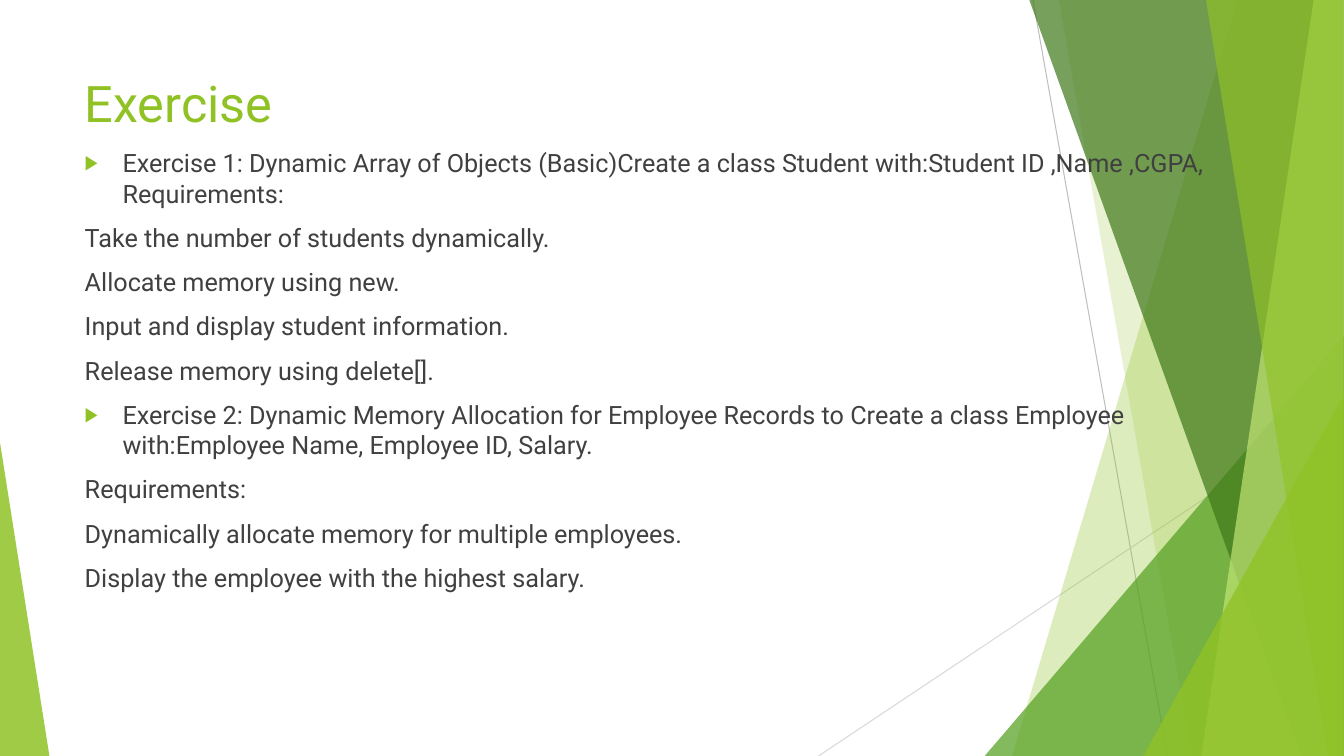
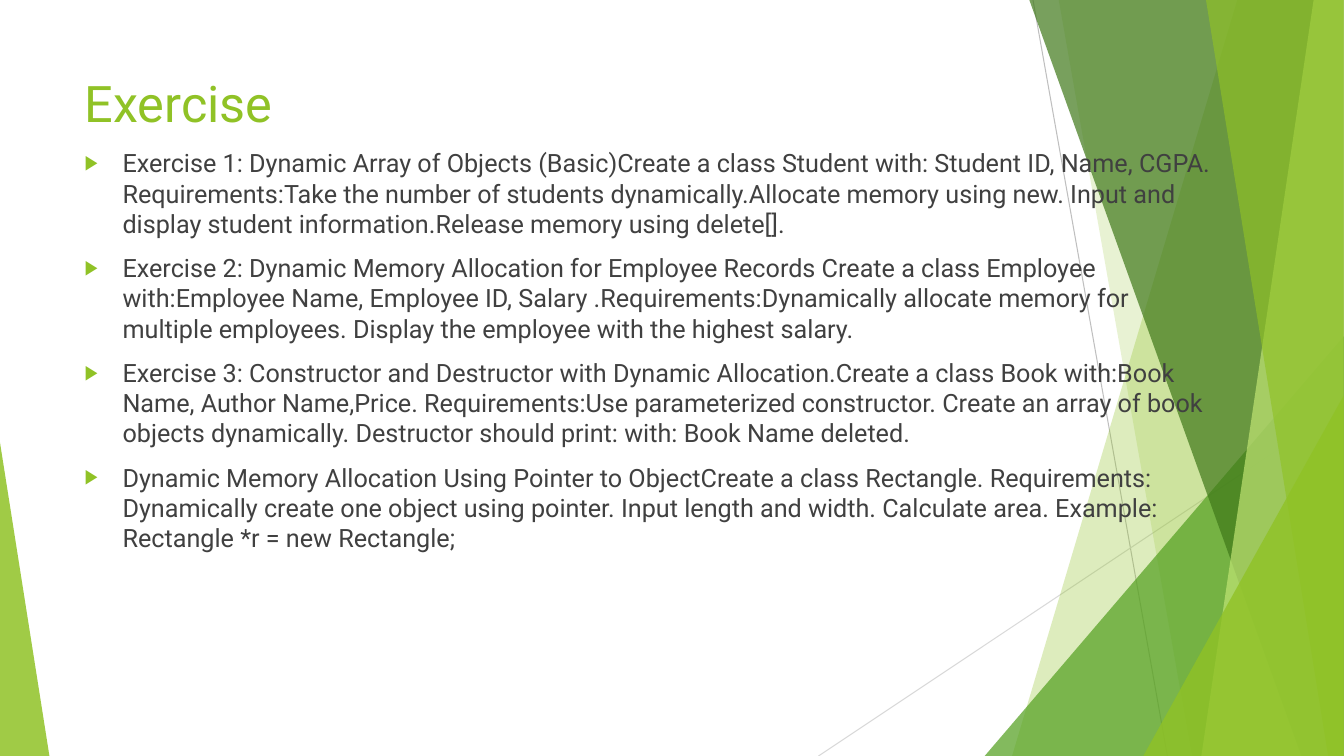
Before and after one commit to Montasirnafees/2---1, a slide deck: slide 20 of CSE 213 (OOP)/Lecture 9-Dynamic Memory Allocation.pptx (slide 16 before the commit). Drawn at 1344x756 pixels with LibreOffice and Linux fonts; fonts in the diff are those of the drawing. Boxes give left, top, right and bottom in pixels: in the first picture for what was removed or moved away, otherwise in the second. Text is boxed around its words. In the diff, an @@ line names an element or a change of style, - is before the commit and + after.

```diff
--- a/CSE 213 (OOP)/Lecture 9-Dynamic Memory Allocation.pptx
+++ b/CSE 213 (OOP)/Lecture 9-Dynamic Memory Allocation.pptx
@@ text at (123,150,1210,553): text changed @@
-▶ Exercise 1: Dynamic Array of Objects (Basic)Create a class Student with:Student ID ,Name ,CGPA, Requirements:
-Take the number of students dynamically.
-Allocate memory using new.
-Input and display student information.
-Release memory using delete[].
-▶ Exercise 2: Dynamic Memory Allocation for Employee Records to Create a class Employee with:Employee Name, Employee ID, Salary.
-Requirements:
-Dynamically allocate memory for multiple employees.
-Display the employee with the highest salary.
+▶ Exercise 1: Dynamic Array of Objects (Basic)Create a class Student with: Student ID, Name, CGPA. Requirements:Take the number of students dynamically.Allocate memory using new. Input and display student information.Release memory using delete[].
+▶ Exercise 2: Dynamic Memory Allocation for Employee Records Create a class Employee with:Employee Name, Employee ID, Salary .Requirements:Dynamically allocate memory for multiple employees. Display the employee with the highest salary.
+▶ Exercise 3: Constructor and Destructor with Dynamic Allocation.Create a class Book with:Book Name, Author Name,Price. Requirements:Use parameterized constructor. Create an array of book objects dynamically. Destructor should print: with: Book Name deleted.
+▶ Dynamic Memory Allocation Using Pointer to ObjectCreate a class Rectangle. Requirements: Dynamically create one object using pointer. Input length and width. Calculate area. Example: Rectangle *r = new Rectangle;
```
Also in this commit, not shown: 3 other slides changed, 5 slides added, 1 slide removed, 14 other files.
